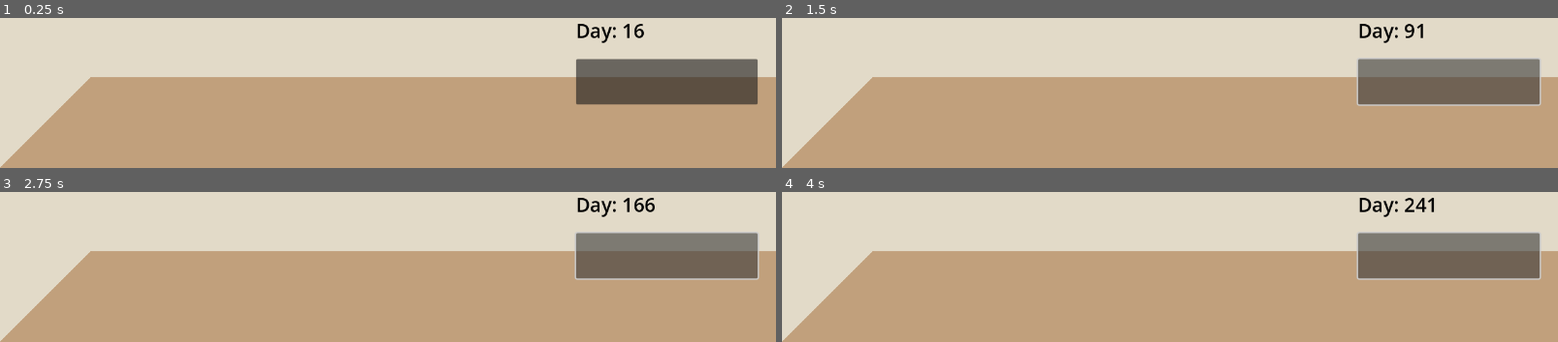
Above: before the commit, frames 1-4 (two rows, left to right).
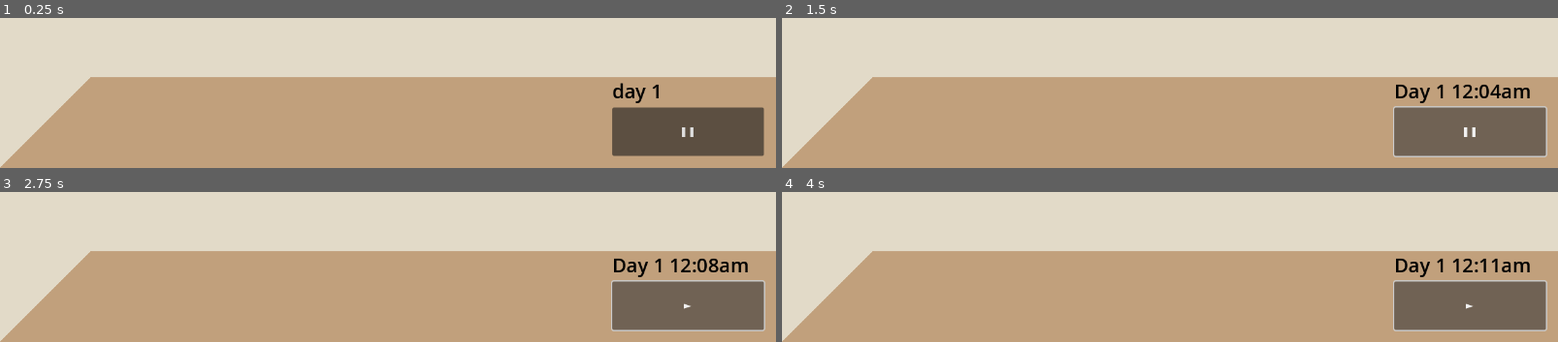
Above: after the commit, the same moments.

Repository: jac192133/Ecobana
Game: Godot game, scene res://scenes/RoomScene.tscn
Two runs of this game, one before a commit and one after it. Both use one fixed random seed, a clock stepped at 60 frames per second and the inputs below.
Inputs (mouse positions are in pixels of both pictures, inside the frame that each line leads up to; where the layout moved, square brackets give the same spot in the first picture):
- Up to frame 1 (0.25 s): no input
- Up to frame 2 (1.5 s): click (1472, 132) [1449, 82] at 0.5 s; click (1472, 132) [1449, 82] at 1.25 s
- Up to frame 3 (2.75 s): click (690, 306) [667, 256] at 2 s
- Up to frame 4 (4 s): click (1472, 306) [1449, 256] at 2.75 s; click (1472, 306) [1449, 256] at 3.5 s

The runs differ from the first frame. In frame 1, 14% of the frame differs, in the area x 74-99%, y 3-93%; in frame 2, 15%; in frame 3, 15%; in frame 4, 15%.

Commit message:
button, calendar, time, all working

Diff:
--- a/godotecobana/scenes/RoomScene.tscn
+++ b/godotecobana/scenes/RoomScene.tscn
@@ -24,19 +24,19 @@
 [node name="PauseToggleButton" type="Button" parent="Control"]
 z_index = 3
 layout_mode = 0
-offset_left = 950.0
-offset_top = 540.0
-offset_right = 1250.0
-offset_bottom = 615.0
+offset_left = 1010.0
+offset_top = 620.0
+offset_right = 1260.0
+offset_bottom = 700.0
 script = ExtResource("8_halce")
 
 [node name="CalenderLabel" type="Label" parent="Control"]
 z_index = 3
 layout_mode = 0
-offset_left = 950.0
-offset_top = 470.0
-offset_right = 1050.0
-offset_bottom = 520.0
+offset_left = 1010.0
+offset_top = 570.0
+offset_right = 1110.0
+offset_bottom = 620.0
 theme_override_colors/font_color = Color(0, 0, 0, 1)
 theme_override_font_sizes/font_size = 32
 text = "day 1"
@@ -75,3 +75,5 @@
 visible = false
 color = Color(0.00784314, 0.854902, 0.027451, 1)
 polygon = PackedVector2Array(1280, 0, 980, 300, 980, 1020, 1280, 720)
+
+[connection signal="time_updated" from="TimeManager" to="Control/CalenderLabel" method="_on_time_manager_time_updated"]
--- a/godotecobana/scenes/calender_label.gd
+++ b/godotecobana/scenes/calender_label.gd
@@ -1,11 +1,28 @@
-# calender_label.gd - Ensuring it properly updates on day change and avoiding null reference error
-
 extends Label
 
+var current_day: int = 1
+
 func _ready():
-	var time_manager = get_tree().get_root().find_child("TimeManager", true, false)
+	var time_manager = get_node_or_null("/root/RoomScene/TimeManager")
 	if time_manager:
 		time_manager.connect("day_changed", _on_day_changed)
+		time_manager.connect("time_updated", _on_time_updated)
 
 func _on_day_changed(new_day: int):
-	text = "Day: " + str(new_day)
+	current_day = new_day
+	update_label()
+
+func _on_time_updated(hour: int, minute: int):
+	update_label(hour, minute)
+
+func update_label(hour: int = 0, minute: int = 0):
+	var ampm = "am"
+	var display_hour = hour
+	if hour >= 12:
+		ampm = "pm"
+		if hour > 12:
+			display_hour -= 12
+	elif hour == 0:
+		display_hour = 12  # Midnight should be 12 AM
+
+	text = "Day %d %02d:%02d%s" % [current_day, display_hour, minute, ampm]
--- a/godotecobana/scenes/pause_toggle_button.gd
+++ b/godotecobana/scenes/pause_toggle_button.gd
@@ -1,14 +1,29 @@
-# pause_toggle_button.gd - Ensuring signal is emitted properly
-
 extends Button
 
 signal pause_toggled(is_paused: bool)
 
-var is_paused: bool = false
-
 func _ready():
 	connect("pressed", _on_pressed)
 
+	var time_manager = get_node_or_null("/root/RoomScene/TimeManager")
+	if time_manager:
+		time_manager.set_paused(true)  # Game starts paused
+		update_button_text(true)
+
+func _unhandled_input(event):
+	if event is InputEventKey and event.pressed and event.keycode == KEY_SPACE:
+		toggle_pause()
+
 func _on_pressed():
-	is_paused = !is_paused
-	emit_signal("pause_toggled", is_paused)
+	toggle_pause()
+
+func toggle_pause():
+	var time_manager = get_node_or_null("/root/RoomScene/TimeManager")
+	if time_manager:
+		var new_state = !time_manager.is_paused
+		time_manager.set_paused(new_state)
+		emit_signal("pause_toggled", new_state)
+		update_button_text(new_state)
+
+func update_button_text(is_paused: bool):
+	text = "❚❚" if is_paused else "►"
--- a/godotecobana/scenes/time_manager.gd
+++ b/godotecobana/scenes/time_manager.gd
@@ -1,21 +1,45 @@
-# time_manager.gd - Ensuring signals are properly emitted and functional
-
 extends Node
 
 signal day_changed(new_day: int)
+signal time_updated(hour: int, minute: int)
 
 var current_day: int = 1
-var is_paused: bool = false
+var current_hour: int = 0
+var current_minute: int = 0
+var hours_per_day: int = 24
+var minutes_per_hour: int = 60
+var time_speed: float = 6.0
+var is_paused: bool = true  # Game starts paused
 
-func _process(_delta: float):
+var time_accumulator: float = 0.0
+
+func _ready():
+	emit_signal("day_changed", current_day)
+	emit_signal("time_updated", current_hour, current_minute)
+
+func _process(delta: float):
 	if is_paused:
 		return
-	advance_time()
+
+	time_accumulator += delta * time_speed
+
+	while time_accumulator >= 1.0:
+		time_accumulator -= 1.0
+		advance_time()
 
 func advance_time():
-	current_day += 1
-	emit_signal("day_changed", current_day)
+	current_minute += 1
+
+	if current_minute >= minutes_per_hour:
+		current_minute = 0
+		current_hour += 1
+
+	if current_hour >= hours_per_day:
+		current_hour = 0
+		current_day += 1
+		emit_signal("day_changed", current_day)
+
+	emit_signal("time_updated", current_hour, current_minute)
 
 func set_paused(pause_state: bool):
 	is_paused = pause_state
-	emit_signal("day_changed", current_day) # Ensuring the signal is used
--- a/godotecobana/scripts/table_polygon_adjuster.gd
+++ /dev/null
@@ -1,84 +0,0 @@
-extends Node2D
-
-# Define available table sizes
-enum TableSize {
-	SMALL,
-	MEDIUM,
-	LARGE,
-	EXTRA_LONG
-}
-
-@export var table_size: TableSize = TableSize.MEDIUM  # Default table size
-
-# Predefined polygon points for each table size
-var table_shapes = {
-	TableSize.SMALL: {
-		"TableTop": PackedVector2Array([
-			Vector2(-75, -50), Vector2(75, -50), Vector2(90, 0), Vector2(-90, 0)
-		]),
-		"TableFront": PackedVector2Array([
-			Vector2(-90, 0), Vector2(90, 0), Vector2(90, 20), Vector2(-90, 20)
-		]),
-		"TableLeft": PackedVector2Array([
-			Vector2(-75, -50), Vector2(-90, 0), Vector2(-90, 20), Vector2(-75, -30)
-		]),
-		"TableRight": PackedVector2Array([
-			Vector2(75, -50), Vector2(90, 0), Vector2(90, 20), Vector2(75, -30)
-		])
-	},
-	TableSize.MEDIUM: {
-		"TableTop": PackedVector2Array([
-			Vector2(-125, -75), Vector2(125, -75), Vector2(150, 0), Vector2(-150, 0)
-		]),
-		"TableFront": PackedVector2Array([
-			Vector2(-150, 0), Vector2(150, 0), Vector2(150, 30), Vector2(-150, 30)
-		]),
-		"TableLeft": PackedVector2Array([
-			Vector2(-125, -75), Vector2(-150, 0), Vector2(-150, 30), Vector2(-125, -45)
-		]),
-		"TableRight": PackedVector2Array([
-			Vector2(125, -75), Vector2(150, 0), Vector2(150, 30), Vector2(125, -45)
-		])
-	},
-	TableSize.LARGE: {
-		"TableTop": PackedVector2Array([
-			Vector2(-175, -90), Vector2(175, -90), Vector2(200, 0), Vector2(-200, 0)
-		]),
-		"TableFront": PackedVector2Array([
-			Vector2(-200, 0), Vector2(200, 0), Vector2(200, 40), Vector2(-200, 40)
-		]),
-		"TableLeft": PackedVector2Array([
-			Vector2(-175, -90), Vector2(-200, 0), Vector2(-200, 40), Vector2(-175, -50)
-		]),
-		"TableRight": PackedVector2Array([
-			Vector2(175, -90), Vector2(200, 0), Vector2(200, 40), Vector2(175, -50)
-		])
-	},
-	TableSize.EXTRA_LONG: {
-		"TableTop": PackedVector2Array([
-			Vector2(-250, -100), Vector2(250, -100), Vector2(280, 0), Vector2(-280, 0)
-		]),
-		"TableFront": PackedVector2Array([
-			Vector2(-280, 0), Vector2(280, 0), Vector2(280, 50), Vector2(-280, 50)
-		]),
-		"TableLeft": PackedVector2Array([
-			Vector2(-250, -100), Vector2(-280, 0), Vector2(-280, 50), Vector2(-250, -50)
-		]),
-		"TableRight": PackedVector2Array([
-			Vector2(250, -100), Vector2(280, 0), Vector2(280, 50), Vector2(250, -50)
-		])
-	}
-}
-
-func _ready():
-	set_table_polygons()
-
-func set_table_polygons():
-	for part_name in table_shapes[table_size]:
-		var polygon_node = get_node_or_null(part_name)
-		if polygon_node:
-			polygon_node.polygon = table_shapes[table_size][part_name]
-
-func change_table_size(size: int):
-	table_size = TableSize.values()[size]  # ✅ Converts int to enum properly
-	set_table_polygons()
--- a/godotecobana/scripts/table_size_selector.gd
+++ /dev/null
@@ -1,40 +0,0 @@
-extends OptionButton
-
-@onready var table = get_node("/root/RoomScene/Table")
-
-func _ready():
-	# Populate dropdown menu
-	clear()
-	add_item("Small Table")
-	add_item("Medium Table")
-	add_item("Large Table")
-	add_item("Extra-Long Table")
-
-	# Ensure correct state at game start
-	update_dropdown_state()
-
-	# Connect selection signal
-	item_selected.connect(_on_item_selected)
-
-	# Connect to pause toggle signal if available
-	var time_manager = get_node_or_null("/root/RoomScene/TimeManager")
-	if time_manager:
-		if not time_manager.time_updated.is_connected(_on_pause_toggled):
-			time_manager.time_updated.connect(_on_pause_toggled)
-	else:
-		print("⚠️ Warning: TimeManager not found!")
-
-func _on_item_selected(index: int):
-	if table:
-		table.change_table_size(index)
-		print("✅ Table size changed to:", index)
-	# Close dropdown after selection
-	get_popup().hide()
-
-func _on_pause_toggled(_day: int, _time_of_day: float):
-	update_dropdown_state()
-
-func update_dropdown_state():
-	# Enable dropdown only when the game is paused
-	disabled = not get_tree().paused
-	print("🔄 Table Selector:", "ENABLED" if get_tree().paused else "DISABLED")
